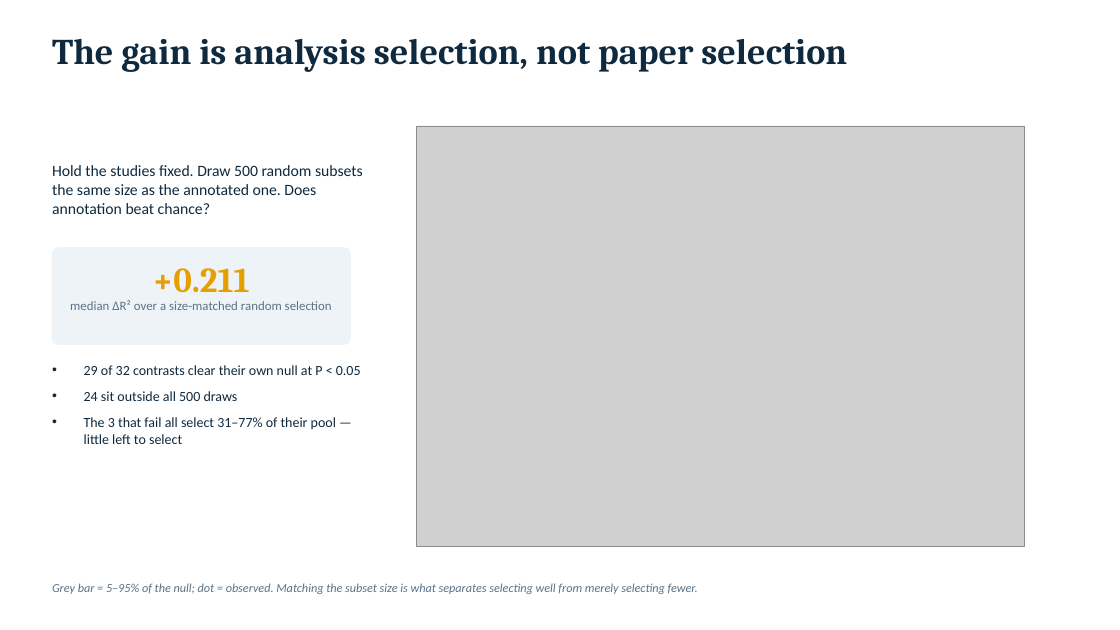
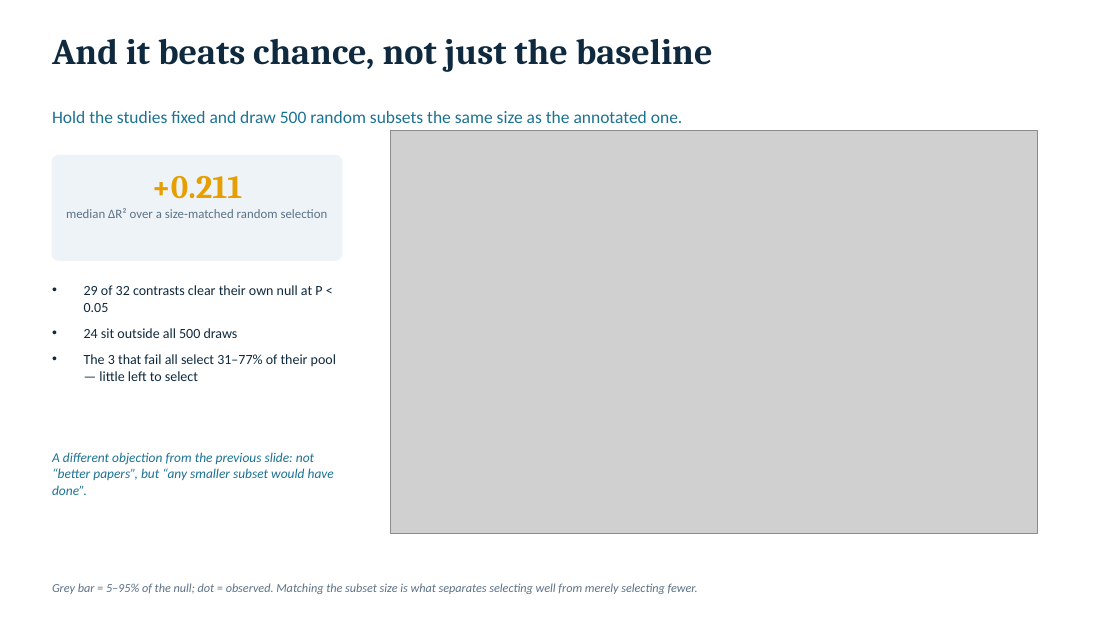
Before and after one commit to neurostuff/autonima-results, a slide deck: slide 11 of autonima_results_deck.pptx (slide 10 before the commit). Drawn at 1120x630 pixels with LibreOffice and Linux fonts; fonts in the diff are those of the drawing; grey boxes stand for pictures. Boxes give left, top, right and bottom in pixels: in the first picture for what was removed or moved away, otherwise in the second. Text is boxed around its words. In the diff, an @@ line names an element or a change of style, - is before the commit and + after.

```diff
--- a/autonima_results_deck.pptx
+++ b/autonima_results_deck.pptx
@@ text at [52,39,713,72]: text changed @@
-The gain is analysis selection, not paper selection
+And it beats chance, not just the baseline
@@ text at [52,111,683,123]: text changed; size 13.5 to 15 pt; text colour #0F2A3F to #1C7293 @@
-Hold the studies fixed. Draw 500 random subsets the same size as the annotated one. Does annotation beat chance?
+Hold the studies fixed and draw 500 random subsets the same size as the annotated one.
@@ picture: place and size @@
-picture at [417,126,1025,546]
+picture at [391,130,1038,534]
@@ rounded rectangle: place and size @@
-rounded rectangle at [52,248,350,344]
+rounded rectangle at [52,155,342,260]
@@ rounded rectangle at [52,155,342,260]: proportions changed @@
@@ text "+0.211": place and size @@
-text "+0.211" at [153,268,250,293]
+text "+0.211" at [152,176,243,199]
@@ text "+0.211" at [152,176,243,199]: size 30 to 28 pt @@
@@ text "median ΔR² over a size-matched ...": place and size @@
-text "median ΔR² over a size-matched ..." at [70,300,332,310]
+text "median ΔR² over a size-matched ..." at [66,208,328,218]
@@ text "29 of 32 contrasts clear ..." rewrapped from [84,365,361,444] to [84,285,336,381] @@
@@ text added at [52,452,334,495], 11.5 pt, text #1C7293, italic @@
+A different objection from the previous slide: not “better papers”, but “any smaller subset would have done”.
```
Also in this commit, not shown: 1 other slide changed, 16 other files.
